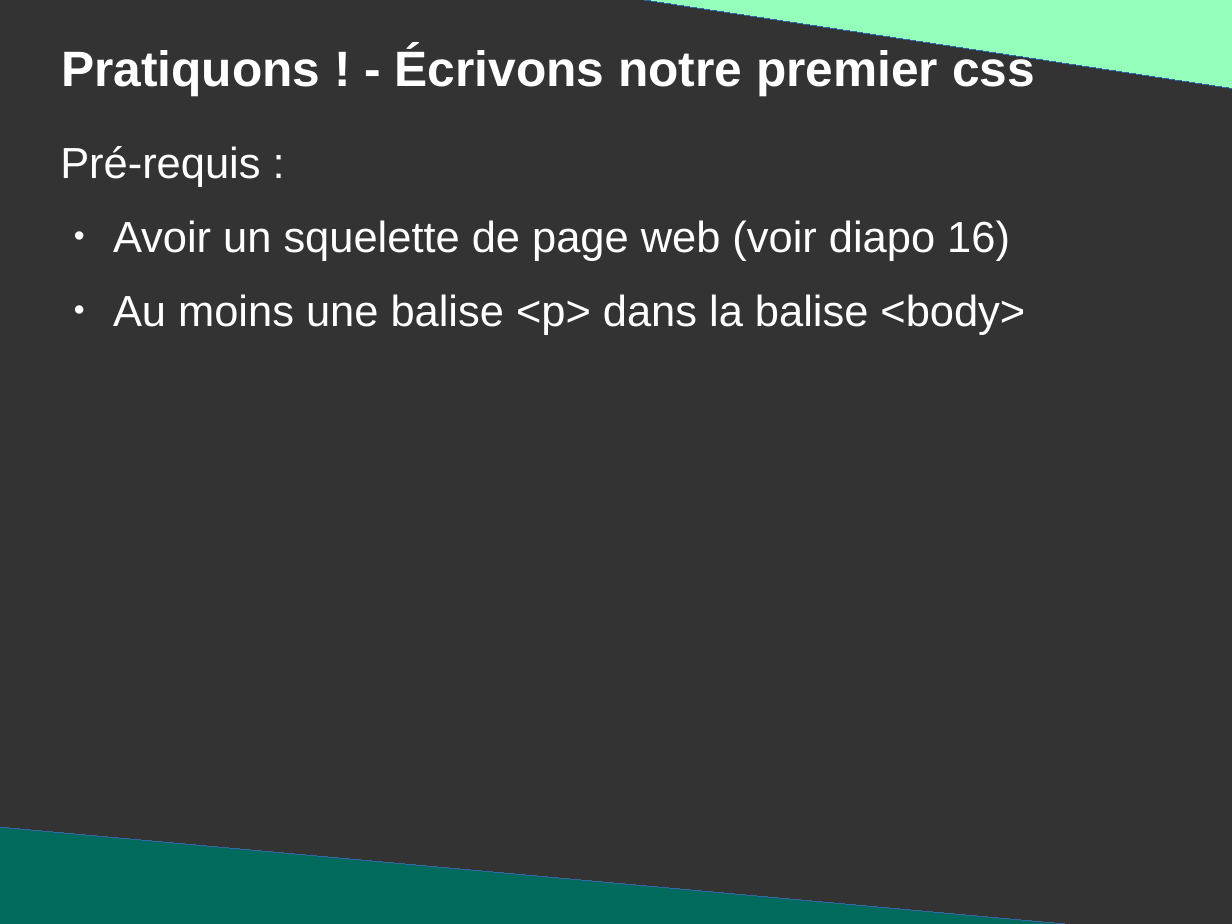
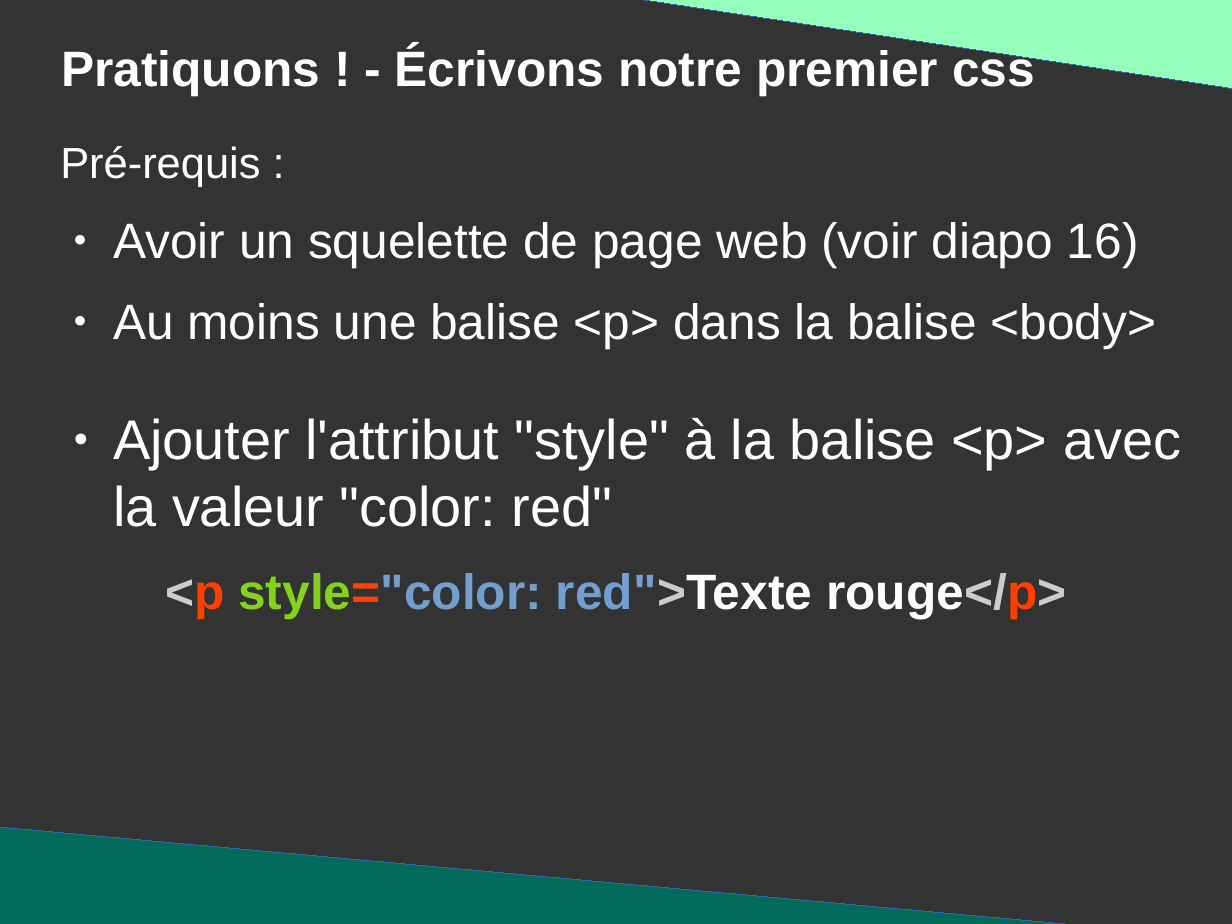
Before and after one commit to DanYellow/presentations, a slide deck: slide 64 of mmi/html/travaux-pratiques/numero-1/presentation.odp (slide 63 before the commit). Drawn at 1232x924 pixels with LibreOffice and Linux fonts; fonts in the diff are those of the drawing. Boxes give left, top, right and bottom in pixels: in the first picture for what was removed or moved away, otherwise in the second. Text is boxed around its words. In the diff, an @@ line names an element or a change of style, - is before the commit and + after.

```diff
--- a/mmi/html/travaux-pratiques/numero-1/presentation.odp
+++ b/mmi/html/travaux-pratiques/numero-1/presentation.odp
@@ text at (113, 222, 1157, 349): size 28 to 32 pt in "Avoir un squelette de page web (voir ...", "Au moins une balise <p> dans la ..." @@
@@ text added at (113, 418, 1181, 527), 36 pt, text #FFFFFF @@
+● Ajouter l'attribut "style" à la balise <p> avec la valeur "color: red"
@@ text added at (165, 573, 1067, 619), 32 pt, text #729FCF, bold @@
+<p style="color: red">Texte rouge</p>
```
Also in this commit, not shown: 11 other slides changed, 4 slides added, 2 other files.
